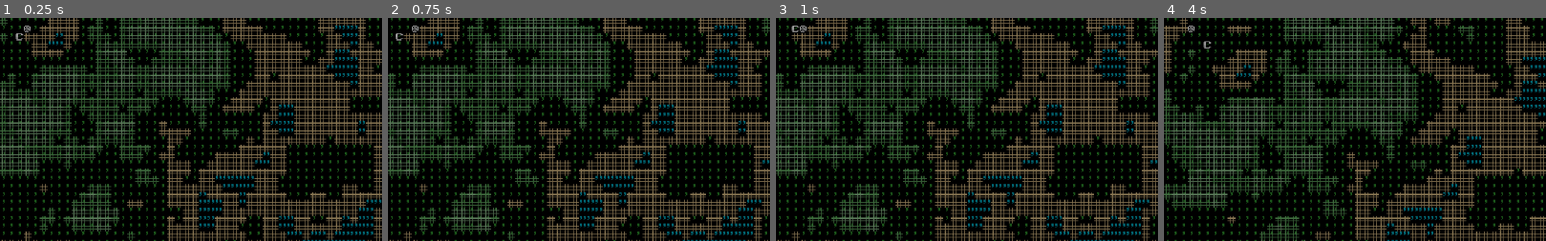
Above: before the commit, frames 1-4 (left to right).
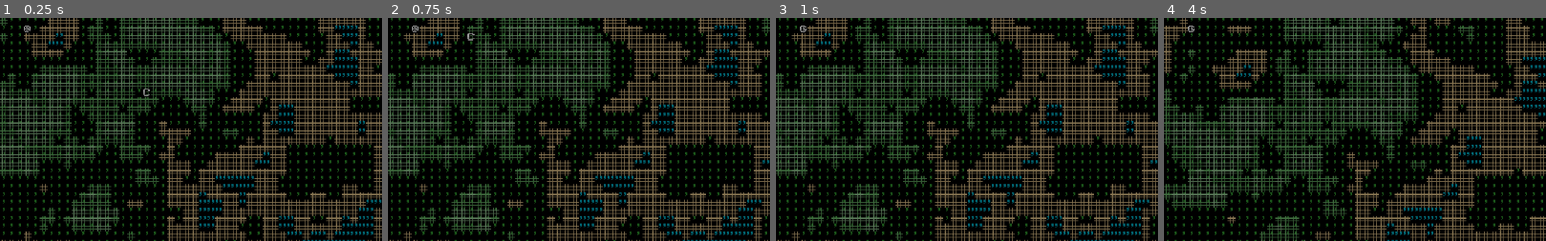
Above: after the commit, the same moments.

Repository: MikkoK189/roguelike
Game: Godot game, scene res://World.tscn
Two runs of this game, one before a commit and one after it. Both use one fixed random seed, a clock stepped at 60 frames per second and the inputs below.
Inputs:
- Up to frame 1 (0.25 s): no input
- Up to frame 2 (0.75 s): tap Enter at 0.5 s; hold Right (right) from 0.53 s (still down)
- Up to frame 3 (1 s): keep holding Right (right)
- Up to frame 4 (4 s): tap Space at 1.25, 2.75 s; release Right (right) at 1.28 s; hold Down (down) 1.28-2.03 s; tap Enter at 2, 3.5 s; hold Right (right) 2.03-2.78 s; hold Q (upleft) 2.78-3.53 s; hold Left (left) from 3.53 s (still down)
The pictures show only the part of the screen within x 46-96%, y 47-97%; the shares and areas given below are measured in that part.

The runs differ from the first frame. In frame 1, less than 0.1% of the frame differs, in the area x 4-40%, y 6-36%; in frame 2, 0.1%, in the area x 2-23%, y 6-11%; in frame 3, less than 0.1%; in frame 4, less than 0.1%.

Commit message:
VERY simple turn system.

Diff:
--- a/Critter.gd
+++ b/Critter.gd
@@ -19,13 +19,12 @@
 			if(path):
 				move_pos = Vector2(path[0].x - x,path[0].y - y)
 		_move(move_pos)
-
 		moved = true
-		$Timer.start()
 	elif(!path || path.size() < 7 || global_position.distance_to(player.global_position) > 10 * Tiles.tile_size_x):
 		path = Globals.pathfinding.get_new_path(Vector2(x, y), player.global_position)
 	pass
 
-
-func _on_Timer_timeout():
+func _take_turn():
+	._take_turn()
 	moved = false
+	pass
--- a/Critter.tscn
+++ b/Critter.tscn
@@ -8,8 +8,3 @@
 
 [node name="Sprite" type="Sprite" parent="."]
 texture = ExtResource( 1 )
-
-[node name="Timer" type="Timer" parent="."]
-autostart = true
-
-[connection signal="timeout" from="Timer" to="." method="_on_Timer_timeout"]
--- a/Globals.gd
+++ b/Globals.gd
@@ -5,3 +5,8 @@
 var chunkmanager
 var world
 var pathfinding
+
+signal player_action_taken
+
+func player_action():
+	emit_signal("player_action_taken")
--- a/Player.gd
+++ b/Player.gd
@@ -3,6 +3,7 @@
 onready var timer = $Timer
 
 func _ready():
+	is_player = true
 	Globals.player = self
 	timer.connect("timeout", self, "timer_timeout")
 
@@ -12,30 +13,26 @@
 func get_inputs():
 	if(!can_move):
 		return
+	var move_pos
 	if Input.is_action_pressed("upleft") || Input.is_action_pressed("up") && Input.is_action_pressed("left"):
-		var move_pos = Vector2(-1, -1)
+		move_pos = Vector2(-1, -1)
+	elif Input.is_action_pressed("downleft") || Input.is_action_pressed("down") && Input.is_action_pressed("left"):
+		move_pos = Vector2(-1, 1)
+	elif Input.is_action_pressed("downright") || Input.is_action_pressed("down") && Input.is_action_pressed("right"):
+		move_pos = Vector2(1, 1)
+	elif Input.is_action_pressed("upright") || Input.is_action_pressed("up") && Input.is_action_pressed("right"):
+		move_pos = Vector2(1, -1)
+	elif Input.is_action_pressed("left"):
+		move_pos = Vector2(-1, 0)
+	elif Input.is_action_pressed("up"):
+		move_pos = Vector2(0, -1)
+	elif Input.is_action_pressed("right"):
+		move_pos = Vector2(1, 0)
+	elif Input.is_action_pressed("down"):
+		move_pos = Vector2(0, 1)
+	if move_pos:
 		_move(move_pos)
-	elif Input.is_action_pressed("downleft") || Input.is_action_pressed("down") && Input.is_action_pressed("left"):
-		var move_pos = Vector2(-1, 1)
-		_move(move_pos)
-	elif Input.is_action_pressed("downright") || Input.is_action_pressed("down") && Input.is_action_pressed("right"):
-		var move_pos = Vector2(1, 1)
-		_move(move_pos)
-	elif Input.is_action_pressed("upright") || Input.is_action_pressed("up") && Input.is_action_pressed("right"):
-		var move_pos = Vector2(1, -1)
-		_move(move_pos)
-	elif Input.is_action_pressed("left"):
-		var move_pos = Vector2(-1, 0)
-		_move(move_pos)
-	elif Input.is_action_pressed("up"):
-		var move_pos = Vector2(0, -1)
-		_move(move_pos)
-	elif Input.is_action_pressed("right"):
-		var move_pos = Vector2(1, 0)
-		_move(move_pos)
-	elif Input.is_action_pressed("down"):
-		var move_pos = Vector2(0, 1)
-		_move(move_pos)
+		Globals.player_action()
 	timer.start()
 
 
--- a/Player.tscn
+++ b/Player.tscn
@@ -5,6 +5,7 @@
 
 [node name="Player" type="Node2D"]
 script = ExtResource( 2 )
+is_player = true
 
 [node name="Sprite" type="Sprite" parent="."]
 texture = ExtResource( 1 )
--- a/Scripts/Creature.gd
+++ b/Scripts/Creature.gd
@@ -2,6 +2,7 @@
 class_name Creature
 
 export var health = 10
+export var is_player = false
 var world
 var chunkmanager
 var can_move = true
@@ -10,6 +11,8 @@
 	yield(get_tree(), "idle_frame")
 	chunkmanager = Globals.chunkmanager
 	world = Globals.world
+	if !is_player:
+		Globals.connect("player_action_taken", self, "_take_turn")
 
 func _move(pos : Vector2):
 	var map = world.chunkmanager.get_current_chunk(self.global_position).get_node("Map")
@@ -27,3 +30,7 @@
 		can_move = false
 	else:
 		return
+
+func _take_turn():
+	print("My turn")
+	pass
--- a/World.tscn
+++ b/World.tscn
@@ -30,4 +30,4 @@
 }
 
 [node name="Critter" parent="." instance=ExtResource( 5 )]
-position = Vector2( 0, 8 )
+position = Vector2( 128, 64 )
